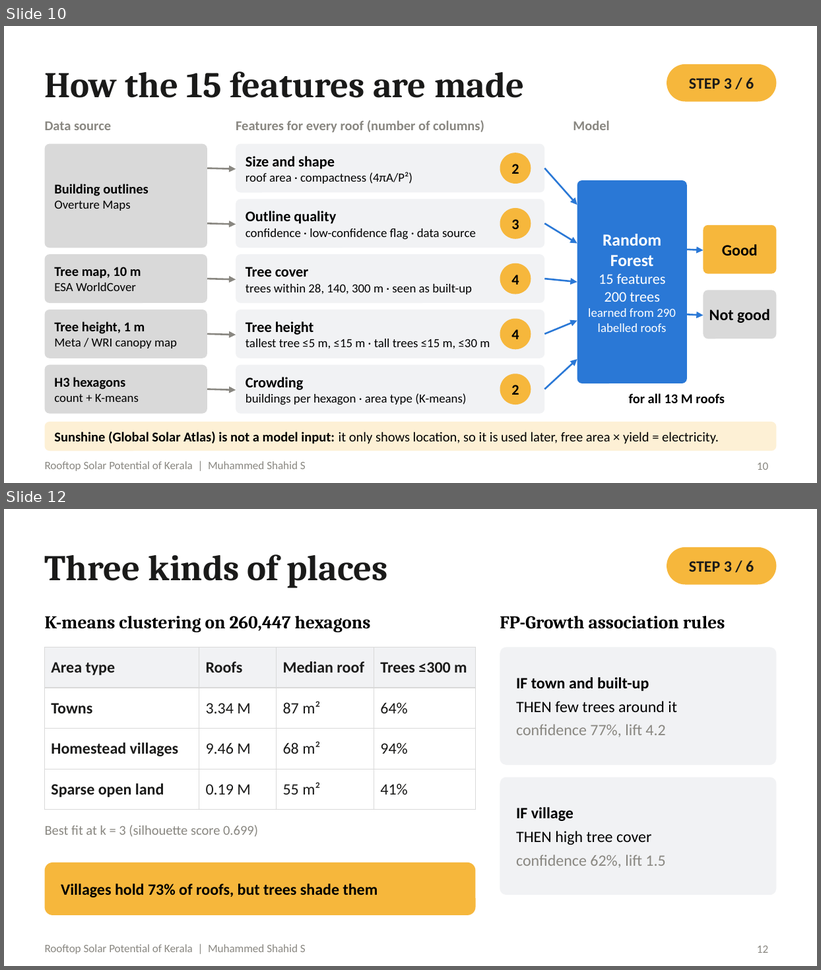
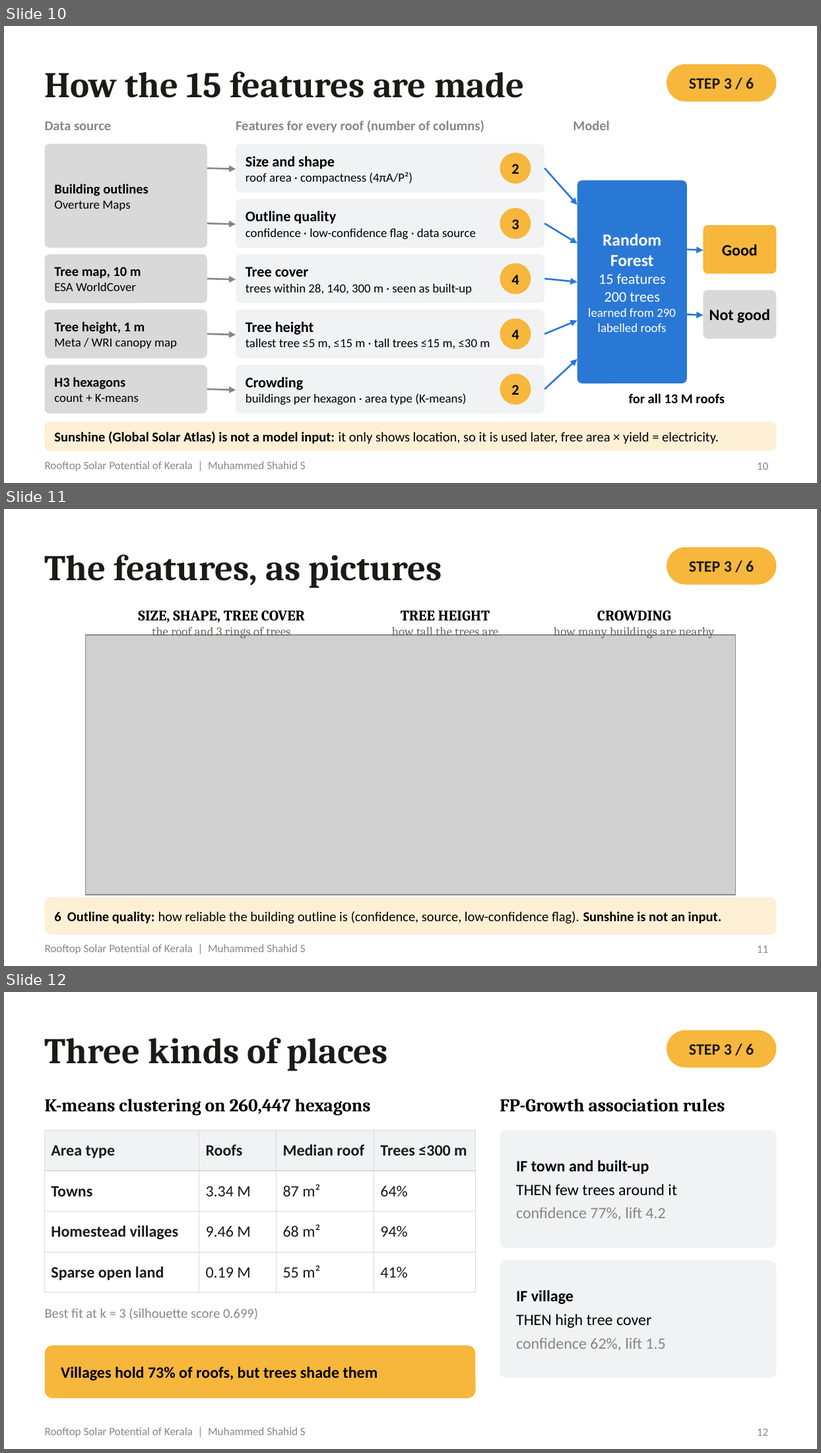
Before and after one commit to muhammedshahidsds25-collab/kerala-rooftop-solar, a slide deck: presentation/Rooftop_Solar_Kerala_Final_v2.pptx. Shown one above the other, each under a label of ours: slides 10 and 12 before the commit, slides 10, 11 and 12 after it; the slides between them are not shown. The pictures are 821x970 and 821x1453 pixels, drawn with LibreOffice and Linux fonts; fonts in the diff are those of the drawing; grey boxes stand for pictures. Boxes give left, top, right and bottom in pixels: in the first picture for what was removed or moved away, otherwise in the second. Text is boxed around its words. In the diff, an @@ line names an element or a change of style, - is before the commit and + after.

Commit message:
Replace slide 11 with pictures of the features

```diff
--- a/presentation/Rooftop_Solar_Kerala_Final_v2.pptx
+++ b/presentation/Rooftop_Solar_Kerala_Final_v2.pptx
@@ slide 11 added at (4,509,817,966), background #FFFFFF; not listed: 1 template element that a slide beside it also shows @@
@@ rounded rectangle added at (667,547,776,585), fill #F6B73C @@
@@ title added at (45,555,443,588), 32 pt, text #1A1A19, bold @@
+The features, as pictures
@@ text added at (689,560,754,572), 14 pt, text #1A1A19, bold @@
+STEP 3 / 6
@@ text added at (138,611,305,638), 11 pt, text #6B6A66 @@
+SIZE, SHAPE, TREE COVER
+the roof and 3 rings of trees
@@ text added at (392,611,498,636), 11 pt, text #6B6A66 @@
+TREE HEIGHT
+how tall the trees are
@@ text added at (554,611,715,639), 11 pt, text #6B6A66 @@
+CROWDING
+how many buildings are nearby
@@ picture added at (85,635,736,895) @@
@@ rounded rectangle added at (45,898,776,935), fill #FDF0D5 @@
@@ text added at (54,912,722,924), 12 pt, text #000000 @@
+6 Outline quality: how reliable the building outline is (confidence, source, low-confidence flag). Sunshine is not an input.
@@ page number added at (757,946,768,953), 10 pt, text #898781 @@
+11
```
Also in this commit, not shown: 1 slide removed, 3 other files.
